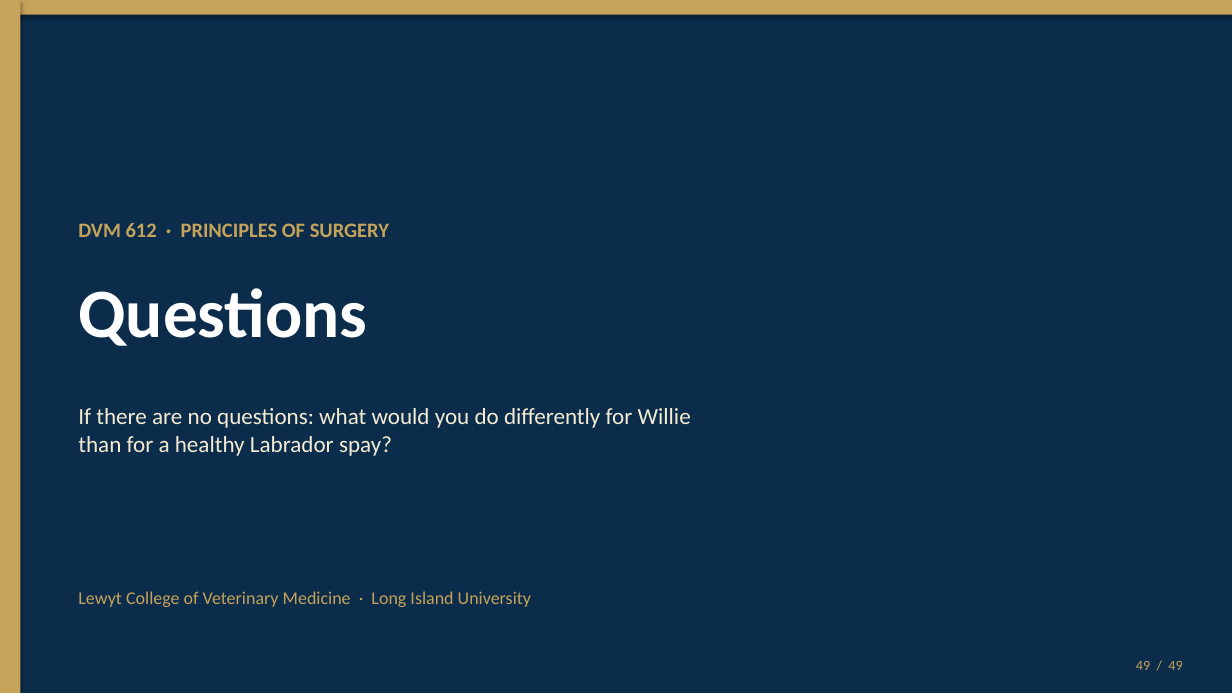
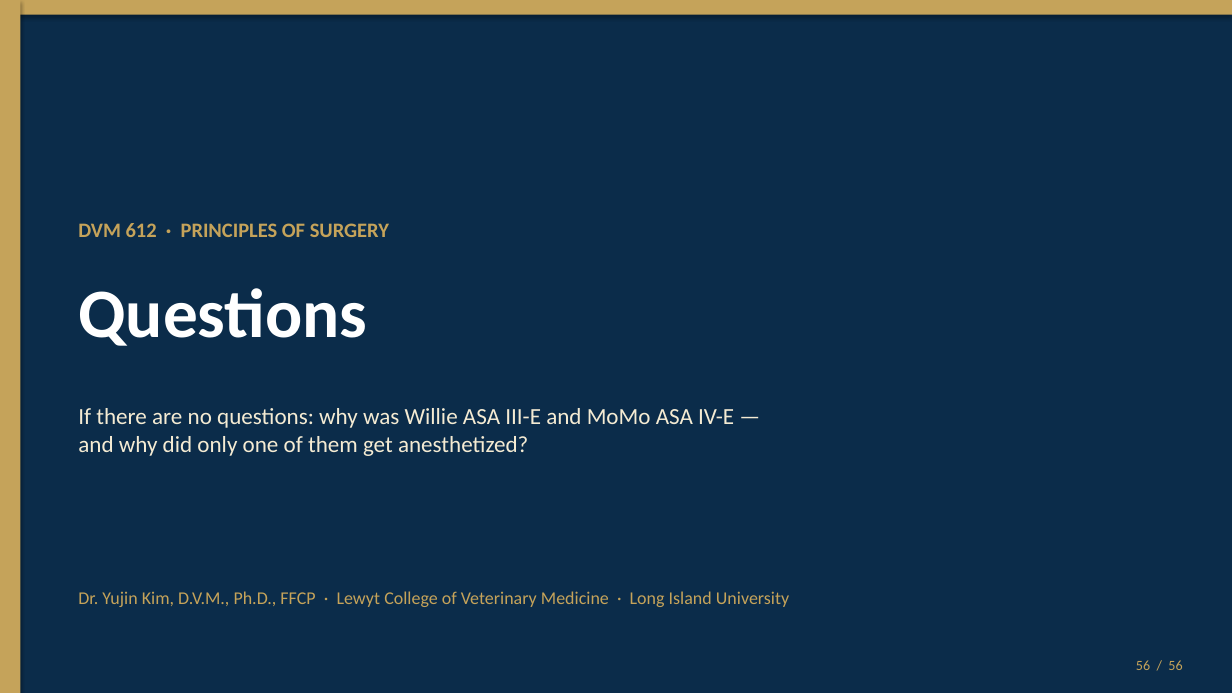
Before and after one commit to drkimvet/happycare, a slide deck: slide 56 of lectures/DVM-612_Week4_Preop_PatientPrep_Postop.pptx (slide 49 before the commit). Drawn at 1232x693 pixels with LibreOffice and Linux fonts; fonts in the diff are those of the drawing. Boxes give left, top, right and bottom in pixels: in the first picture for what was removed or moved away, otherwise in the second. Text is boxed around its words. In the diff, an @@ line names an element or a change of style, - is before the commit and + after.

```diff
--- a/lectures/DVM-612_Week4_Preop_PatientPrep_Postop.pptx
+++ b/lectures/DVM-612_Week4_Preop_PatientPrep_Postop.pptx
@@ text at <box>78,408,734,456</box>: text changed @@
-If there are no questions: what would you do differently for Willie
-than for a healthy Labrador spay?
+If there are no questions: why was Willie ASA III-E and MoMo ASA IV-E —
+and why did only one of them get anesthetized?
@@ text at <box>78,591,789,607</box>: text changed @@
-Lewyt College of Veterinary Medicine · Long Island University
+Dr. Yujin Kim, D.V.M., Ph.D., FFCP · Lewyt College of Veterinary Medicine · Long Island University
@@ text at <box>1136,660,1182,670</box>: text changed @@
-49 / 49
+56 / 56
```
Also in this commit, not shown: 47 other slides changed, 8 slides added, 1 slide removed, 16 other files.
